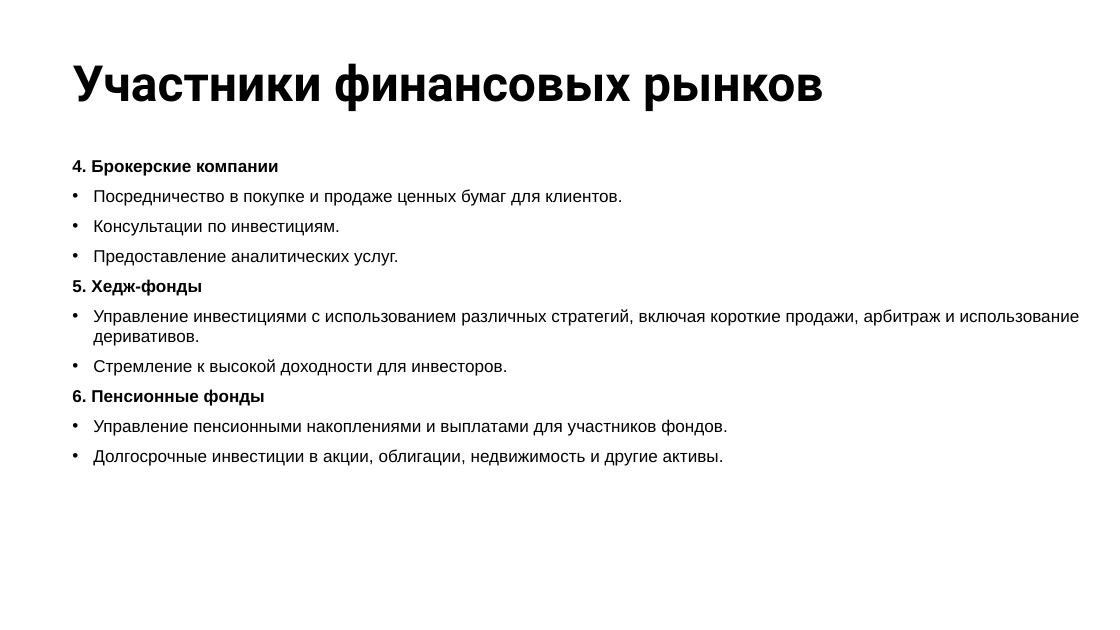
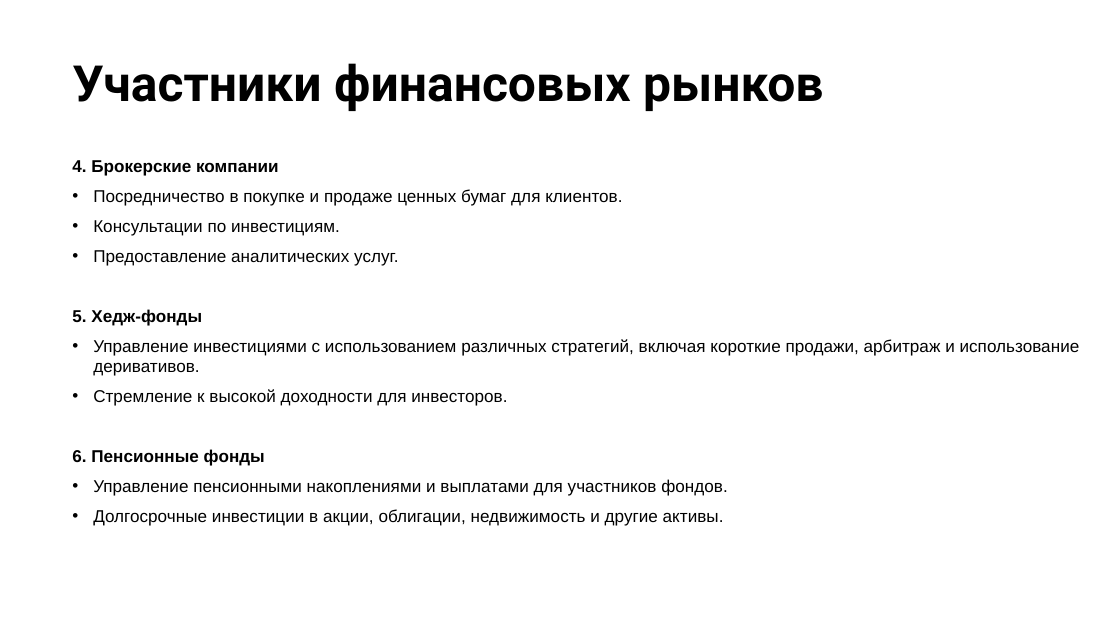
Before and after one commit to stureiko/Otus_lectures, a slide deck: slide 54 of FinML/01 - Intro/Presentation/01 - Intro.pptx (slide 53 before the commit). Drawn at 1120x630 pixels with LibreOffice and Linux fonts; fonts in the diff are those of the drawing; background and template pictures are left out. Boxes give left, top, right and bottom in pixels: in the first picture for what was removed or moved away, otherwise in the second. Text is boxed around its words. In the diff, an @@ line names an element or a change of style, - is before the commit and + after.

```diff
--- a/FinML/01 - Intro/Presentation/01 - Intro.pptx
+++ b/FinML/01 - Intro/Presentation/01 - Intro.pptx
@@ text "4. Брокерские компании" rewrapped from (72,160,1080,466) to (72,160,1080,526) @@
```
Also in this commit, not shown: 4 other slides changed, 1 slide added, 6 other files.
